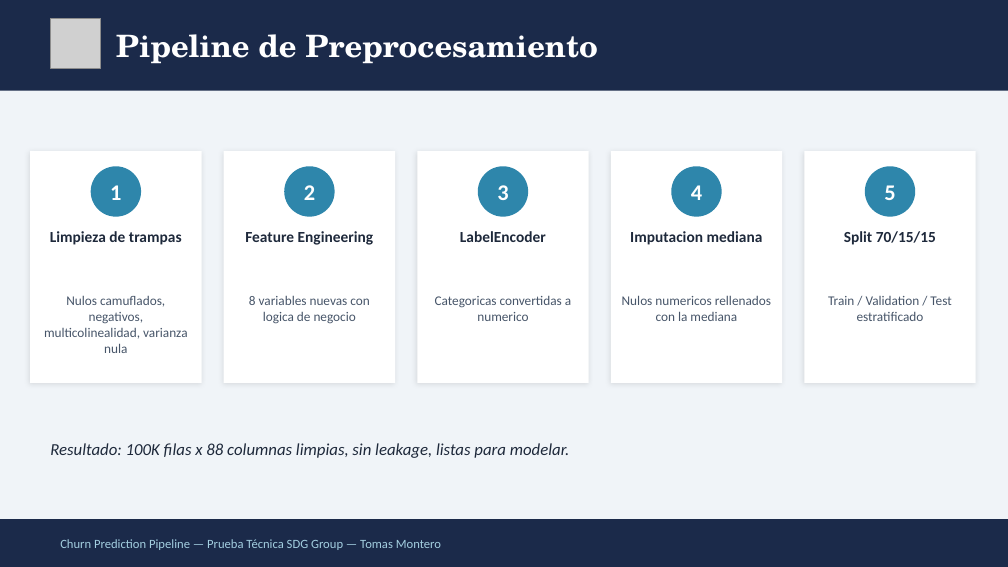
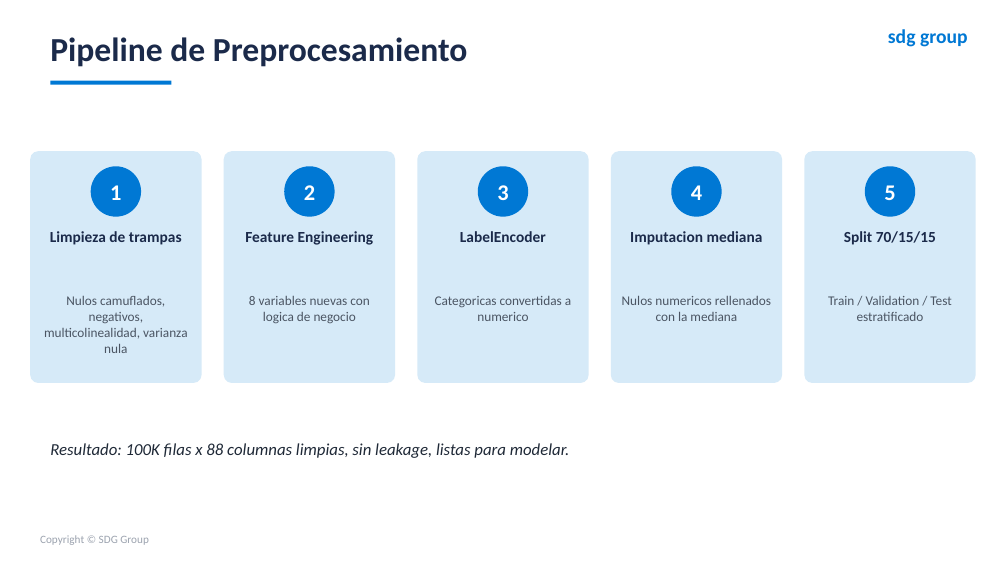
Before and after one commit to TomasUrban0/AI_Test_SDG, a slide deck: slide 10 of Presentacion_Churn_SDG.pptx. Drawn at 1008x567 pixels with LibreOffice and Linux fonts; fonts in the diff are those of the drawing; grey boxes stand for pictures; background and template pictures are left out. Boxes give left, top, right and bottom in pixels: in the first picture for what was removed or moved away, otherwise in the second. Text is boxed around its words. In the diff, an @@ line names an element or a change of style, - is before the commit and + after.

```diff
--- a/Presentacion_Churn_SDG.pptx
+++ b/Presentacion_Churn_SDG.pptx
@@ background #F0F4F8 to #FFFFFF @@
@@ rectangle removed at [0,0,1008,91] @@
@@ text "Pipeline de Preprocesamiento": place and size @@
-text "Pipeline de Preprocesamiento" at [116,34,598,64]
+text "Pipeline de Preprocesamiento" at [50,37,468,67]
@@ text "Pipeline de Preprocesamiento" at [50,37,468,67]: size 22 to 24 pt, font TeX Gyre Schola to Calibri, text colour #FFFFFF to #1B2A4A @@
@@ picture removed at [50,18,101,69] @@
@@ text added at [888,29,968,47], 14 pt, text #0078D4, bold @@
+sdg group
@@ rectangle added at [50,81,171,85], fill #0078D4 @@
@@ rectangle removed at [30,151,202,383] @@
@@ rounded rectangle added at [30,151,202,383], fill #D6EAF8 @@
@@ rectangle removed at [224,151,395,383] @@
@@ rounded rectangle added at [224,151,395,383], fill #D6EAF8 @@
@@ rectangle removed at [417,151,589,383] @@
@@ rounded rectangle added at [417,151,589,383], fill #D6EAF8 @@
@@ rectangle removed at [611,151,782,383] @@
@@ rounded rectangle added at [611,151,782,383], fill #D6EAF8 @@
@@ rectangle removed at [804,151,976,383] @@
@@ rounded rectangle added at [804,151,976,383], fill #D6EAF8 @@
@@ fill #2E86AB to #0078D4 in 5 elements at [91,166,141,217], [284,166,335,217], [478,166,528,217], [671,166,722,217], [865,166,915,217] @@
@@ text colour #1E293B to #1B2A4A in 5 elements at [50,231,182,245], [245,231,374,245], [460,231,546,242], [630,231,763,245], [844,231,936,245] @@
@@ text colour #475569 to #4B5563 in 5 elements at [44,296,188,353], [249,296,369,323], [435,296,571,321], [622,296,771,321], [828,296,951,321] @@
@@ text "Resultado: 100K filas x 88 ..." at [50,443,570,458]: text colour #1E293B to #1F2937 @@
@@ rectangle removed at [0,519,1008,566] @@
@@ text added at [40,535,149,545], 8 pt, text #9CA3AF @@
+Copyright © SDG Group
@@ text removed at [60,539,441,550] @@
-Churn Prediction Pipeline — Prueba Técnica SDG Group — Tomas Montero
```
Also in this commit, not shown: 23 other slides changed, 1 slide added, 1 slide removed, 19 other files.
